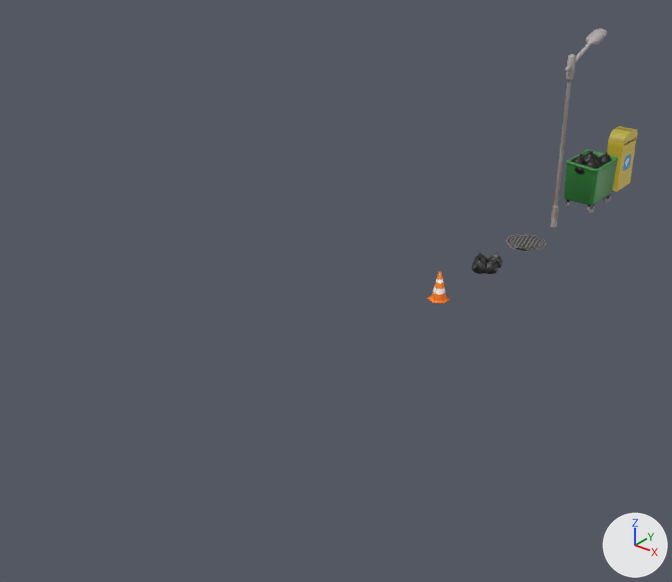
The Blender file LD46-DiscoViking/ld-46/Assets/Meshs/street_props_1.blend: old version first, new version second.
Rendered twice from a camera (50 mm lens) standing at (19.5, -46.7, 18.2) and looking at (-2.3, -19.4, 1.3). The axes (+X, +Y, +Z) are drawn at lower right. The lights are the same throughout.

The first picture shows 'GarbageBin', 'MailBox', 'StreetLamp'.
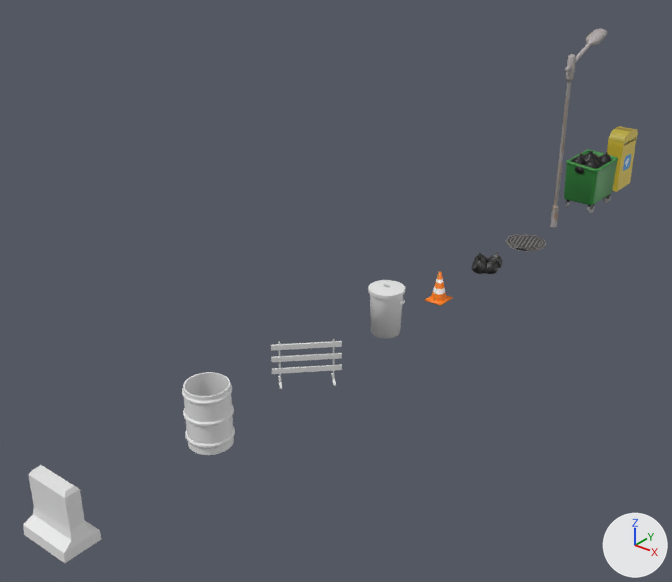
What differs and where, as boxes (x1, y1, x2, y2) in the pictures (672 x 582 px):
'RoadBlock2', added
    after: (23, 465, 101, 563)
'OilCan', added
    after: (182, 372, 235, 455)
'GarbageBin2', added
    after: (368, 280, 405, 338)
'RoadBlock1', added
    after: (271, 339, 342, 389)

The edits, one by one:
Mesh me_cube_002 is new.
It has 24 vertices, 22 faces and spans x -0.96..0.96, y -0.65..0.65, z 0.01..2.14.
Mesh me_cylinder_004 is new.
It has 512 vertices, 482 faces and spans x -0.83..0.83, y -0.83..0.83, z -0.02..2.22.
Mesh me_cube is new.
It has 56 vertices, 42 faces and spans x -1.04..1.04, y -1.04..1.04, z -0.02..1.72.
Mesh me_cylinder is new.
It has 232 vertices, 196 faces and spans x -0.76..0.85, y -0.74..0.74, z -0.02..2.13.
Object 'RoadBlock2' (ob_roadblock2) is new; it shows me_cube_002.
Its location is (0.0, -35.0, -0.08).
Object 'OilCan' (ob_oilcan) is new; it shows me_cylinder_004.
Its location is (0.0, -29.0, 0.02).
It gains a EDGE_SPLIT modifier named 'EdgeSplit'.
Modifier setting: use_edge_angle = False.
Object 'RoadBlock1' (ob_roadblock1) is new; it shows me_cube.
Its location is (0.0, -24.0, 0.0).
Object 'GarbageBin2' (ob_garbagebin2) is new; it shows me_cylinder.
Its location is (0.0, -19.0, 0.02).
It gains a EDGE_SPLIT modifier named 'EdgeSplit'.
Modifier setting: use_edge_angle = False.
